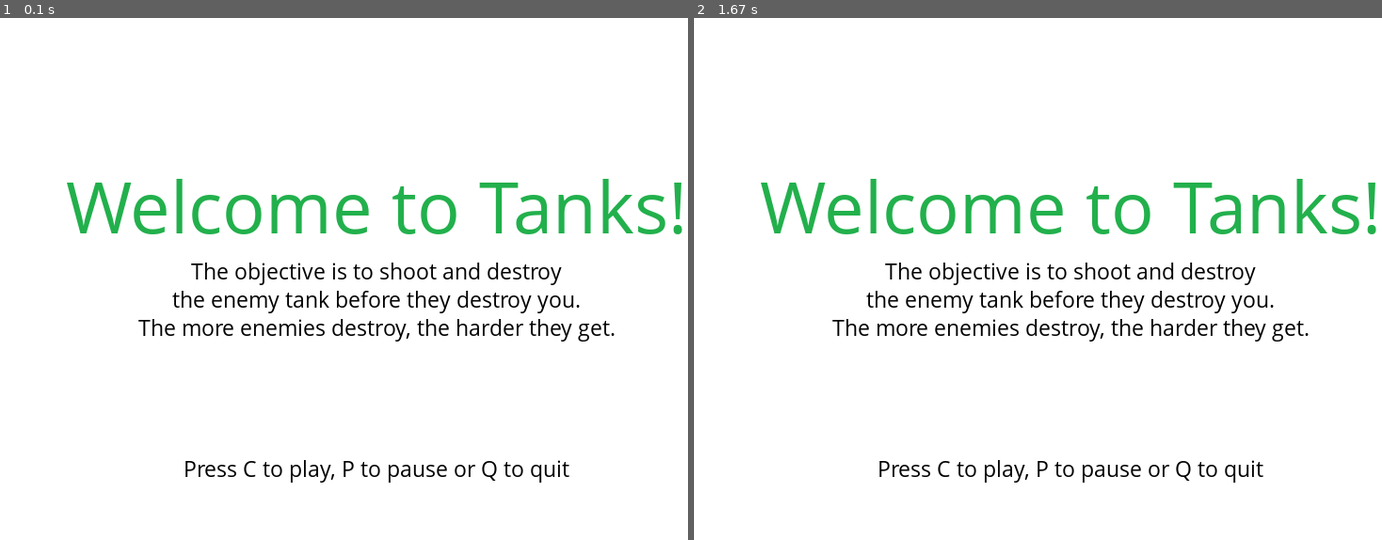
Above: before the commit, frames 1-2 (left to right).
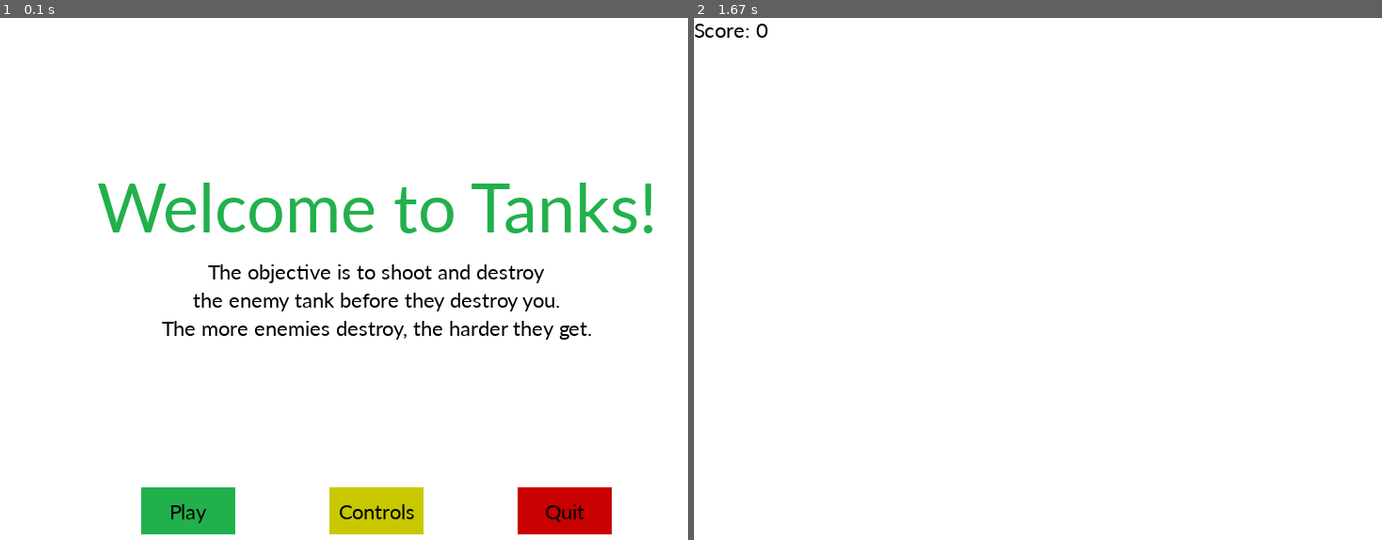
Above: after the commit, the same moments.

Repository: JAKeijzer96/pygame-tutorial
Game: pygame game, started from tutorial.py
The game is run twice, just before and just after one commit, with the same random seed, the same clock (stepped at 60 frames per second) and the same inputs.
Inputs (mouse positions are in pixels of both pictures, inside the frame that each line leads up to):
- Up to frame 1 (0.1 s): no input
- Up to frame 2 (1.67 s): press the mouse at (879, 508) at 0.37 s; move the mouse to (989, 487) at 0.47 s; release the mouse at (1093, 466) at 0.6 s; tap Enter at 0.67 s

The runs differ from the first frame. In frame 1, 10% of the frame differs, in the area x 9-100%, y 30-99%; in frame 2, 5.1%.

Commit message:
Tutorial 46-52: Adding buttons

Diff:
--- a/tutorial.py
+++ b/tutorial.py
@@ -6,8 +6,14 @@
 
 WHITE = (255, 255, 255) # RGB value of the color
 BLACK = (0, 0, 0)
-RED = (255, 0, 0)
+RED = (200, 0, 0)
+LIGHT_RED = (255, 0, 0)
 GREEN = (34, 176, 76)
+LIGHT_GREEN = (0, 255, 0)
+YELLOW = (200, 200, 0)
+LIGHT_YELLOW = (255, 255, 0)
+
+
 
 display_width = 800
 display_height = 600
@@ -20,9 +26,9 @@
 fps = 15
 
 
-smallfont = pg.font.SysFont("comicsansms", 25) # size 25
+smallfont = pg.font.SysFont("calibri", 25) # size 25
 medfont = pg.font.SysFont("comicsansms", 50) # size 25
-largefont = pg.font.SysFont("comicsansms", 80) # size 25
+largefont = pg.font.SysFont("calibri", 80) # size 25
 
 def game_intro():
     intro = True
@@ -44,9 +50,17 @@
         message_to_screen("The objective is to shoot and destroy", BLACK, -30)
         message_to_screen("the enemy tank before they destroy you.", BLACK)
         message_to_screen("The more enemies destroy, the harder they get.", BLACK, 30)
-        message_to_screen("Press C to play, P to pause or Q to quit", BLACK, 180)
+        #message_to_screen("Press C to play, P to pause or Q to quit", BLACK, 180)
+
+        button("Play", 150, 500, 100, 50, GREEN, LIGHT_GREEN, game_loop)
+        button("Controls", 350, 500, 100, 50, YELLOW, LIGHT_YELLOW, game_controls)
+        button("Quit", 550, 500, 100, 50, RED, LIGHT_RED, quit)
+
+
         pg.display.update()
         clock.tick(15) # no need for high fps, just dont make the delay on keydown too long
+
+
 
 def print_score(score):
     text = smallfont.render(f"Score: {score}", True, BLACK)
@@ -74,9 +88,30 @@
                     pg.quit()
                     exit()
 
-        #program_surface.fill(white)
-
         clock.tick(15) # dont need high fps
+
+def game_controls():
+    game_cont = True
+    while game_cont:
+        for event in pg.event.get():
+            if event.type == pg.QUIT:
+                pg.quit()
+                exit()
+
+        program_surface.fill(WHITE)
+        message_to_screen("Controls", BLACK, -100, "large")
+        message_to_screen("Fire: Spacebar", BLACK, -30)
+        message_to_screen("Move turret: Up and down arrows", BLACK)
+        message_to_screen("Move tank: Left and right arrows", BLACK, 30)
+        message_to_screen("Pause: P", BLACK, 60)
+
+        button("Play", 150, 500, 100, 50, GREEN, LIGHT_GREEN, game_loop)
+        # TODO: make option to return to main menu without infinite loop
+        #button("Return", 350, 500, 100, 50, YELLOW, LIGHT_YELLOW, game_intro)
+        button("Quit", 550, 500, 100, 50, RED, LIGHT_RED, quit)
+
+        pg.display.update()
+        clock.tick(15) # no need for high fps, just dont make the delay on keydown too long
 
 def text_objects(text, color, size):
     if size == "small":
@@ -92,15 +127,34 @@
     text_rect.center = (display_width//2, display_height//2 + y_displace)
     program_surface.blit(text_surface, text_rect) # show screen_text on [coords]
 
+def button(text, x, y, width, height, inactive_color, active_color, function):
+    # TODO: check for usage of rect.collidepoint with the text rect?
+    # https://stackoverflow.com/questions/58717367/how-does-the-collidepoint-function-in-pygame-work
+
+    cur = pg.mouse.get_pos() # (x,y) tuple of mouse location
+    click = pg.mouse.get_pressed() # (left, middle, right) tuple of mouse buttons, values are either 1 (down) or 0 (up)
+
+    if x < cur[0] < x+width and y < cur[1] < y+height:
+        pg.draw.rect(program_surface, active_color, (x, y, width, height))
+        if click[0]:
+            function() # call the function passed as parameter
+    else:
+        pg.draw.rect(program_surface, inactive_color, (x, y, width, height))
+    text_to_button(text, BLACK, x, y, width, height)
+
+def text_to_button(text, color, x, y, width, height, size="small"):
+    text_surface, text_rect = text_objects(text, color, size)
+    text_rect.center = ( x + (width//2), y + (height//2) )
+    program_surface.blit(text_surface, text_rect)
+
 def game_loop():
     program_exit = False
     game_over = False
 
-    score = 0 # score, could use snake_length - base length but base length still not certain
+    score = 0
 
     while not program_exit:
         if game_over: # only paste text once
-            #program_surface.fill(white)
             message_to_screen("Game over", RED, y_displace=-50, size="large")
             message_to_screen("Press C to play again or Q to quit", BLACK, 50, size="med")
             pg.display.update()
@@ -136,7 +190,7 @@
         program_surface.fill(WHITE)
 
         print_score(score)
-        pg.display.update() # update the display
+        pg.display.update()
 
 
 
@@ -146,4 +200,3 @@
     exit() # quit the program
 
 game_intro()
-game_loop()
